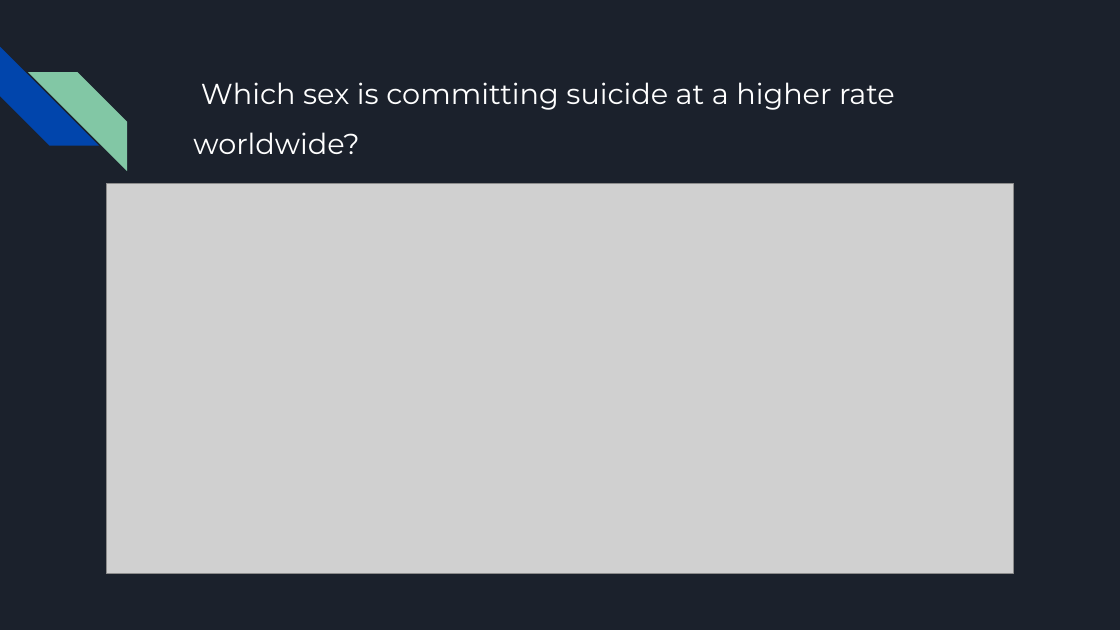
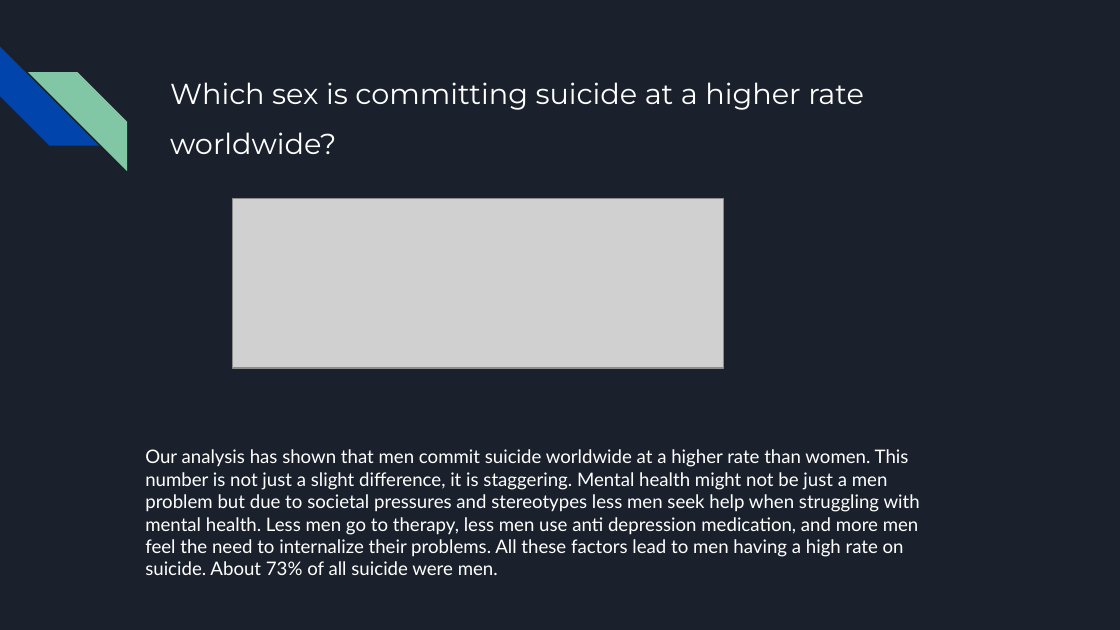
Before and after one commit to RosieMina/Final_project, a slide deck: slide 6 of Final Project.pptx (slide 5 before the commit). Drawn at 1120x630 pixels with LibreOffice and Linux fonts; fonts in the diff are those of the drawing; grey boxes stand for pictures. Boxes give left, top, right and bottom in pixels: in the first picture for what was removed or moved away, otherwise in the second. Text is boxed around its words. In the diff, an @@ line names an element or a change of style, - is before the commit and + after.

```diff
--- a/Final Project.pptx
+++ b/Final Project.pptx
@@ title "Which sex is committing suicide ..." at (170, 82, 864, 154): indent changed @@
@@ picture removed at (106, 184, 1014, 573) @@
@@ picture added at (232, 198, 724, 367) @@
@@ text added at (145, 449, 920, 575), 12 pt, text #FFFFFF @@
+Our analysis has shown that men commit suicide worldwide at a higher rate than women. This number is not just a slight difference, it is staggering. Mental health might not be just a men problem but due to societal pressures and stereotypes less men seek help when struggling with mental health. Less men go to therapy, less men use anti depression medication, and more men feel the need to internalize their problems. All these factors lead to men having a high rate on suicide. About 73% of all suicide were men.
```
Also in this commit, not shown: 5 other slides changed, 3 slides added, 2 slides removed.
